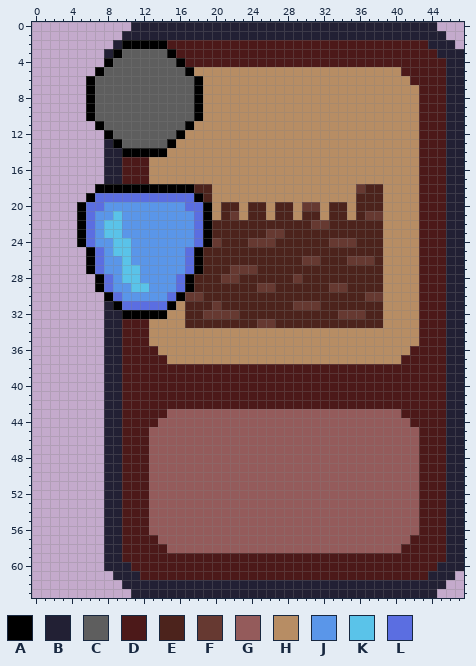
One commit to this pixel-art file: 03_Implementacao/TestMobile/Assets/Resources/sprites/cards/Warrior/Warrior_Card_Shield.aseprite. This is how it looked before the edit.
48x64 pixels, 1 frame.
Visible layers, top first: "Stats", "Content", "Card".
Palette (. is transparent): A #000000  B #222034  C #5e5e5e  D #4c1919  E #4c231c  F #663931  G #945b5b  H #b78d64  J #5a96e9  K #5ac3e9  L #5b6ee1
Pixels before (only the part around the change), first column x 7:
 1 ...BBBBBBBBBBBBBBBBBBBBBBBBBBBBBBBBBBBB
 2 ..BAAAAADDDDDDDDDDDDDDDDDDDDDDDDDDDDDBB
 3 .BACCCCCADDDDDDDDDDDDDDDDDDDDDDDDDDDDDB
 4 .ACCCCCCCADDDDDDDDDDDDDDDDDDDDDDDDDDDDD
 5 ACCCCCCCCCAHHHHHHHHHHHHHHHHHHHHHHHDDDDD
 6 CCCCCCCCCCCAHHHHHHHHHHHHHHHHHHHHHHHDDDD
 7 CCCCCCCCCCCAHHHHHHHHHHHHHHHHHHHHHHHHDDD
 8 CCCCCCCCCCCAHHHHHHHHHHHHHHHHHHHHHHHHDDD
 9 CCCCCCCCCCCAHHHHHHHHHHHHHHHHHHHHHHHHDDD
10 CCCCCCCCCCCAHHHHHHHHHHHHHHHHHHHHHHHHDDD
11 ACCCCCCCCCAHHHHHHHHHHHHHHHHHHHHHHHHHDDD
12 .ACCCCCCCAHHHHHHHHHHHHHHHHHHHHHHHHHHDDD
13 .BACCCCCAHHHHHHHHHHHHHHHHHHHHHHHHHHHDDD
14 .BBAAAAAHHHHHHHHHHHHHHHHHHHHHHHHHHHHDDD
15 .BBDDDHHHHHHHHHHHHHHHHHHHHHHHHHHHHHHDDD
16 .BBDDDHHHHHHHHHHHHHHHHHHHHHHHHHHHHHHDDD
17 .BBDDDHHHHHHHHHHHHHHHHHHHHHHHHHHHHHHDDD
18 AAAAAAAAAAAEEHHHHHHHHHHHHHHHHFEEHHHHDDD
19 LLLLLLLLLLLAEHHHHHHHHHHHHHHHHEEEHHHHDDD
20 LJJJJJJJJJLLAHEEHEEHEEHFFHEEHEEEHHHHDDD
21 JJKJJJJJJJJLAHEFHEEHEEHEEHEEHEFFHHHHDDD
22 JKKJJJJJJJJLAEEEEEEEEEEEFFEEEEEEHHHHDDD
23 JKKJJJJJJJJLAEEEEEEFFEEEEEEEEEEEHHHHDDD
24 JJKKJJJJJJJLAFEEEFFFEEEEEEFFFEEEHHHHDDD
25 LJKKJJJJJJLAEEEEEEEEEEEEEEEEEEEEHHHHDDD
26 LJJKJJJJJJLAEEEEEEEEEEEFFEEEFFFEHHHHDDD
27 LJJKKJJJJJLAEEEFFFEEEEEEEEEEEEEEHHHHDDD
28 ALJKKJJJJLAEEEFFEEEEEEFEEEEEEEEEHHHHDDD
29 ALJJKKJJJLAEEEEEEEFFEEEEEEFFEEEEHHHHDDD
30 .ALJJJJJLAFFEEEEEEEEEEEEEEEEEEFFHHHHDDD
31 .BALLLLLAHEEEFEEEEEEEEFFFEEEEEEEHHHHDDD
32 .BBAAAAAHHEEFFFFEEEEEEEEEEEFFFEEHHHHDDD
33 .BBDDDHHHHEEEEEEEEFFEEEEEEEEEEEEHHHHDDD
34 .BBDDDHHHHHHHHHHHHHHHHHHHHHHHHHHHHHHDDD
35 .BBDDDHHHHHHHHHHHHHHHHHHHHHHHHHHHHHHDDD
36 .BBDDDDHHHHHHHHHHHHHHHHHHHHHHHHHHHHDDDD
37 .BBDDDDDHHHHHHHHHHHHHHHHHHHHHHHHHHDDDDD
38 .BBDDDDDDDDDDDDDDDDDDDDDDDDDDDDDDDDDDDD
39 .BBDDDDDDDDDDDDDDDDDDDDDDDDDDDDDDDDDDDD
40 .BBDDDDDDDDDDDDDDDDDDDDDDDDDDDDDDDDDDDD
41 .BBDDDDDDDDDDDDDDDDDDDDDDDDDDDDDDDDDDDD
New version:
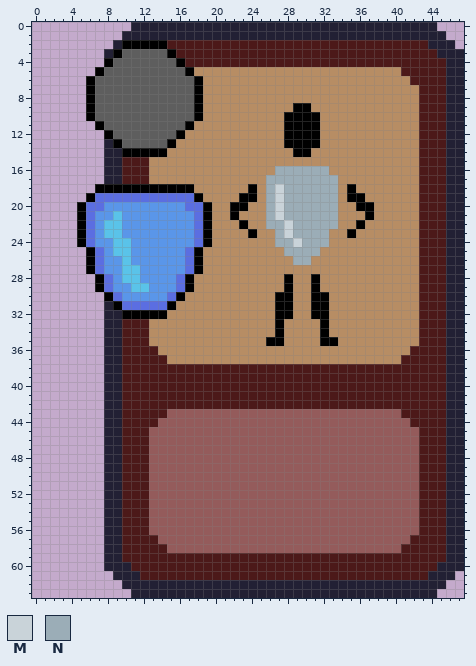
Colours new in this view: M #c9d3d9  N #9badb7
What changed:
layer "Effects" added
Layers "Effects", "Content":
y 9: x 29..30 HH -> AA
y 10..13: x 28..31 HHHH -> AAAA
y 14: x 29..30 HH -> AA
y 16: x 27..32 HHHHHH -> NNNNNN
y 17: x 26..33 HHHHHHHH -> NNNNNNNN
y 18: x 18..19 EE -> HH; x 24 H -> A; x 26..33 HHHHHHHH -> NMNNNNNN; x 35..38 HFEE -> AHHH
y 19: x 19 E -> H; x 23..24 HH -> AA; x 26..33 HHHHHHHH -> NMNNNNNN; x 35..38 HEEE -> AAHH
y 20: x 21..34 EEHEEHEEHFFHEE -> HAAHHNMNNNNNNH; x 36..38 EEE -> AAH
y 21: x 21..22 EF -> HA; x 24..34 EEHEEHEEHEE -> HHNMNNNNNNH; x 36..38 EFF -> HAH
y 22: x 20..38 EEEEEEEEEEEFFEEEEEE -> HHHAHHNNMNNNNNHHAHH
y 23: x 20..38 EEEEEEFFEEEEEEEEEEE -> HHHHAHHNMNNNNHHAHHH
y 24: x 20..38 FEEEFFFEEEEEEFFFEEE -> HHHHHHHNNMNNNHHHHHH
y 25: x 19..38 EEEEEEEEEEEEEEEEEEEE -> HHHHHHHHHNNNNHHHHHHH
y 26: x 19..38 EEEEEEEEEEEFFEEEFFFE -> HHHHHHHHHHNNHHHHHHHH
y 27: x 19..38 EEEFFFEEEEEEEEEEEEEE -> HHHHHHHHHHHHHHHHHHHH
y 28: x 18..38 EEEFFEEEEEEFEEEEEEEEE -> HHHHHHHHHHAHHAHHHHHHH
y 29: x 18..38 EEEEEEEFFEEEEEEFFEEEE -> HHHHHHHHHHAHHAHHHHHHH
y 30: x 17..38 FFEEEEEEEEEEEEEEEEEEFF -> HHHHHHHHHHAAHHAAHHHHHH
y 31: x 17..38 EEEFEEEEEEEEFFFEEEEEEE -> HHHHHHHHHHAAHHAAHHHHHH
y 32: x 17..38 EEFFFFEEEEEEEEEEEFFFEE -> HHHHHHHHHHAAHHAAHHHHHH
y 33: x 17..38 EEEEEEEEFFEEEEEEEEEEEE -> HHHHHHHHHHAHHHHAHHHHHH
y 34: x 27 H -> A; x 32 H -> A
y 35: x 26..27 HH -> AA; x 32..33 HH -> AA
